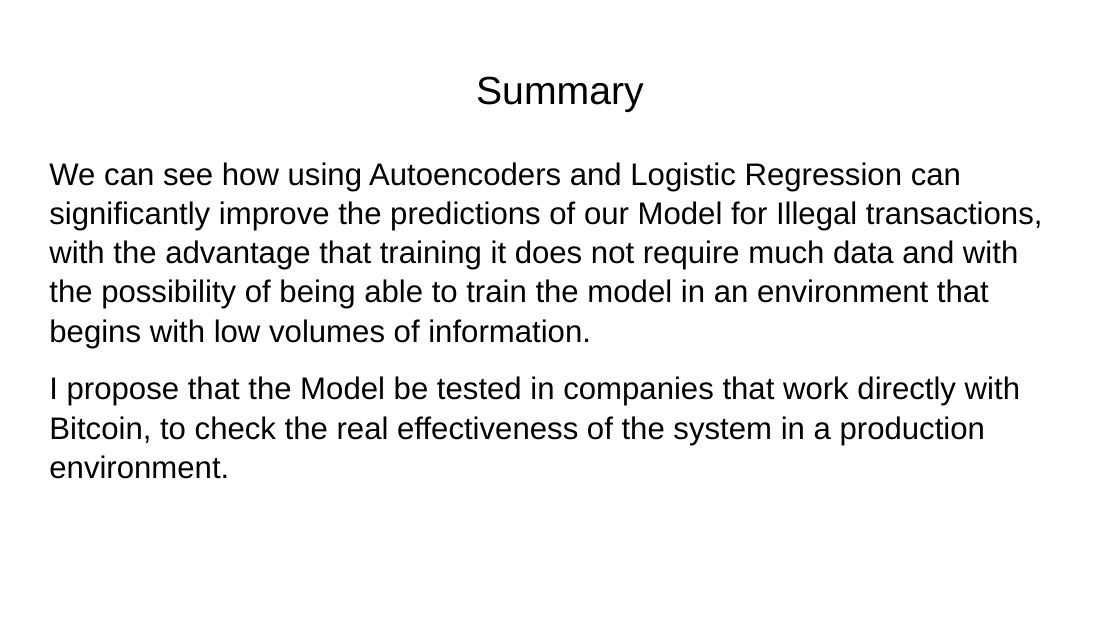
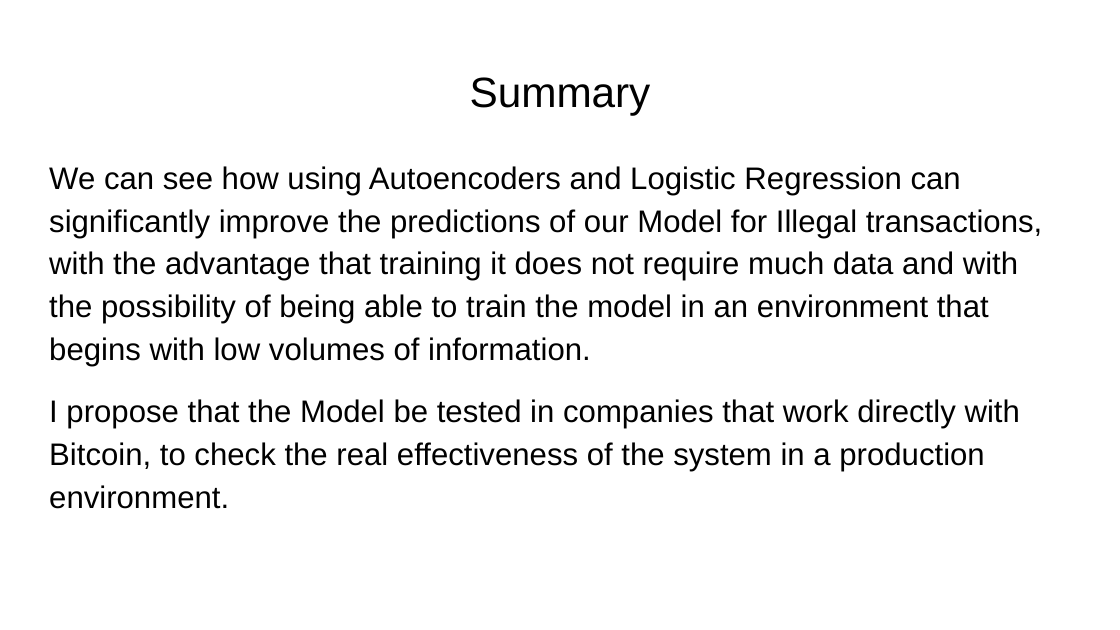
Before and after one commit to GuyenSoto/BTC, a slide deck: slide 12 of DOCS/Capstone3_BTC_FDS_Guyen_Soto.pptx. Drawn at 1120x630 pixels with LibreOffice and Linux fonts; fonts in the diff are those of the drawing. Boxes give left, top, right and bottom in pixels: in the first picture for what was removed or moved away, otherwise in the second. Text is boxed around its words. In the diff, an @@ line names an element or a change of style, - is before the commit and + after.

```diff
--- a/DOCS/Capstone3_BTC_FDS_Guyen_Soto.pptx
+++ b/DOCS/Capstone3_BTC_FDS_Guyen_Soto.pptx
@@ text "Summary" at [470, 77, 651, 116]: size 25.2 to 27.2 pt @@
@@ text "We can see how using ..." at [49, 166, 1042, 509]: line spacing 1.05 to 1.15 @@
```
Also in this commit, not shown: 8 other slides changed, 2 other files.
